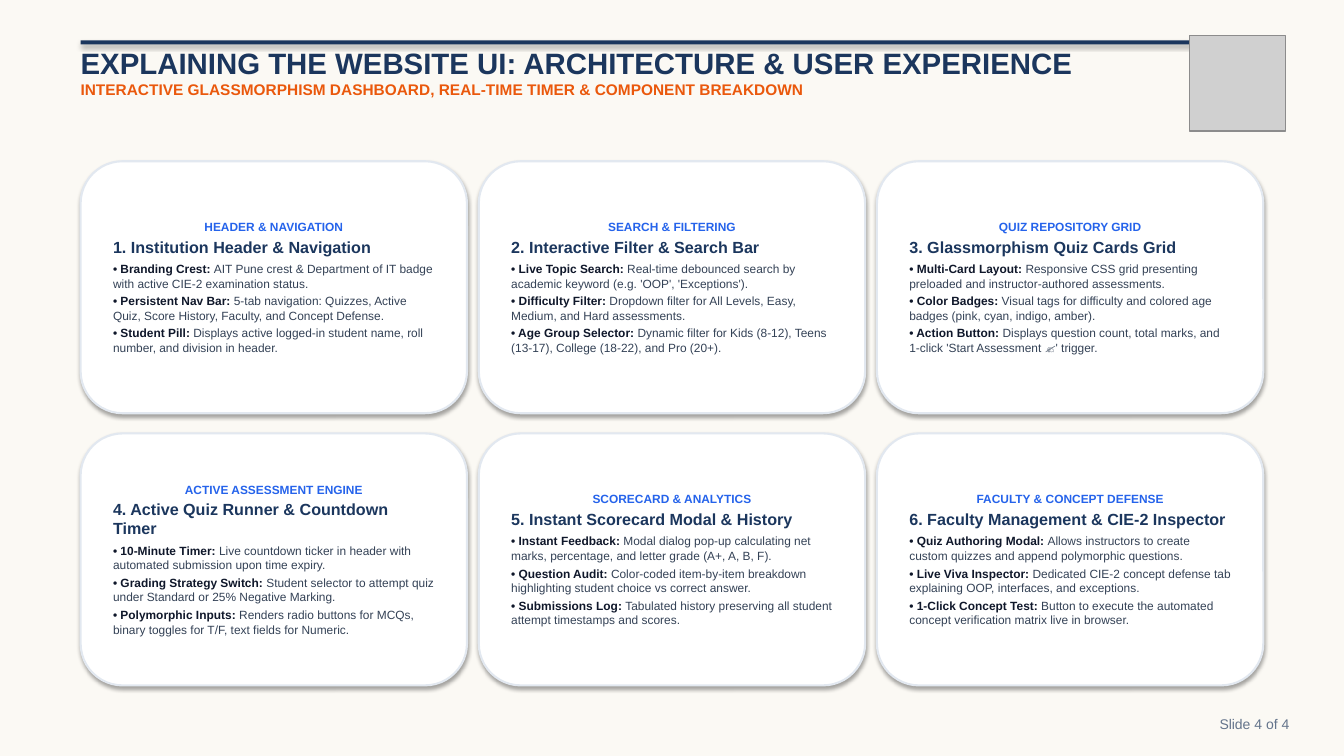
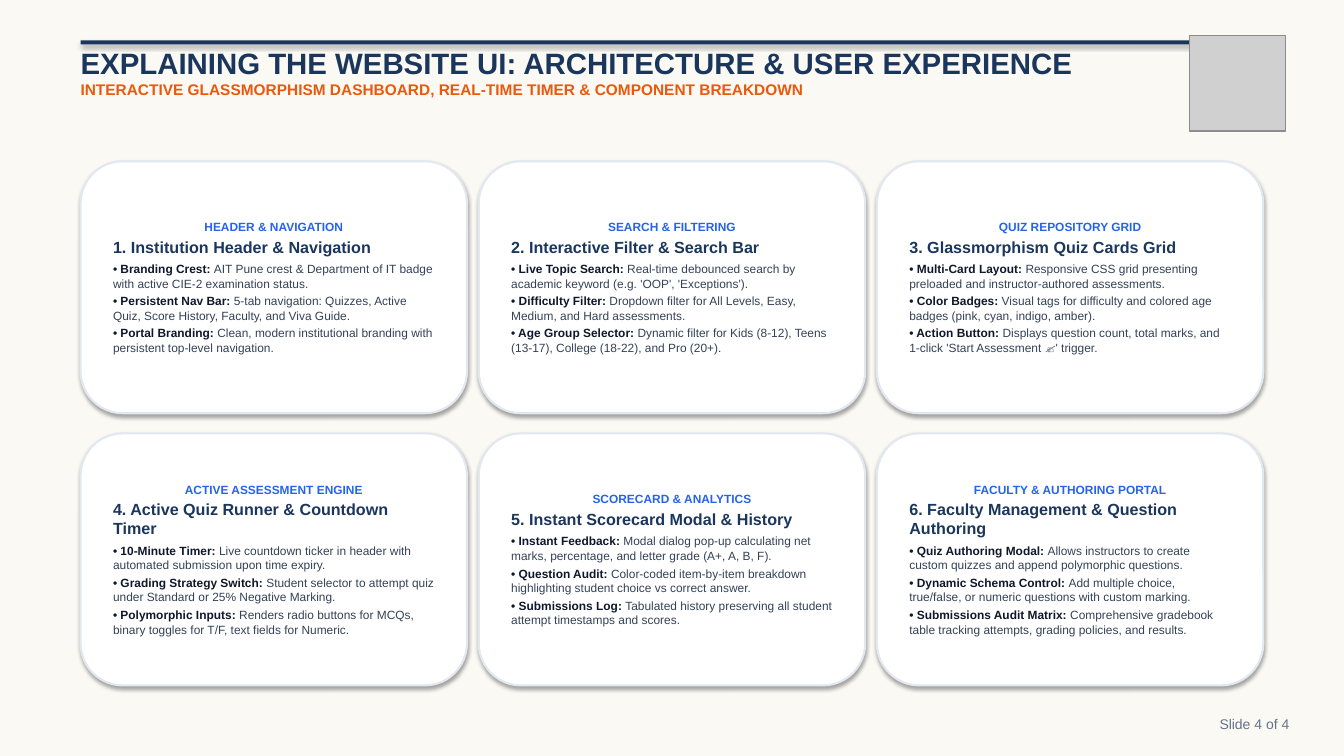
Before and after one commit to abhisheksinghapsb-gif/Online-Quiz-Management-System, a slide deck: slide 4 of Online_Quiz_Management_System_4Slides.pptx. Drawn at 1344x756 pixels with LibreOffice and Linux fonts; fonts in the diff are those of the drawing; grey boxes stand for pictures. Boxes give left, top, right and bottom in pixels: in the first picture for what was removed or moved away, otherwise in the second. Text is boxed around its words. In the diff, an @@ line names an element or a change of style, - is before the commit and + after.

Commit message:
Remove hardcoded student name, roll number, and Java CIE-2 inspector from UI and slides

```diff
--- a/Online_Quiz_Management_System_4Slides.pptx
+++ b/Online_Quiz_Management_System_4Slides.pptx
@@ text in rounded rectangle at [113,296,432,354]: text changed @@
-• Persistent Nav Bar: 5-tab navigation: Quizzes, Active Quiz, Score History, Faculty, and Concept Defense.
-• Student Pill: Displays active logged-in student name, roll number, and division in header.
+• Persistent Nav Bar: 5-tab navigation: Quizzes, Active Quiz, Score History, Faculty, and Viva Guide.
+• Portal Branding: Clean, modern institutional branding with persistent top-level navigation.
@@ text in rounded rectangle at [909,485,1177,538]: text changed @@
-FACULTY & CONCEPT DEFENSE
-6. Faculty Management & CIE-2 Inspector
+FACULTY & AUTHORING PORTAL
+6. Faculty Management & Question Authoring
@@ text in rounded rectangle at [909,578,1213,636]: text changed @@
-• Live Viva Inspector: Dedicated CIE-2 concept defense tab explaining OOP, interfaces, and exceptions.
-• 1-Click Concept Test: Button to execute the automated concept verification matrix live in browser.
+• Dynamic Schema Control: Add multiple choice, true/false, or numeric questions with custom marking.
+• Submissions Audit Matrix: Comprehensive gradebook table tracking attempts, grading policies, and results.
```
Also in this commit, not shown: 3 other files.
